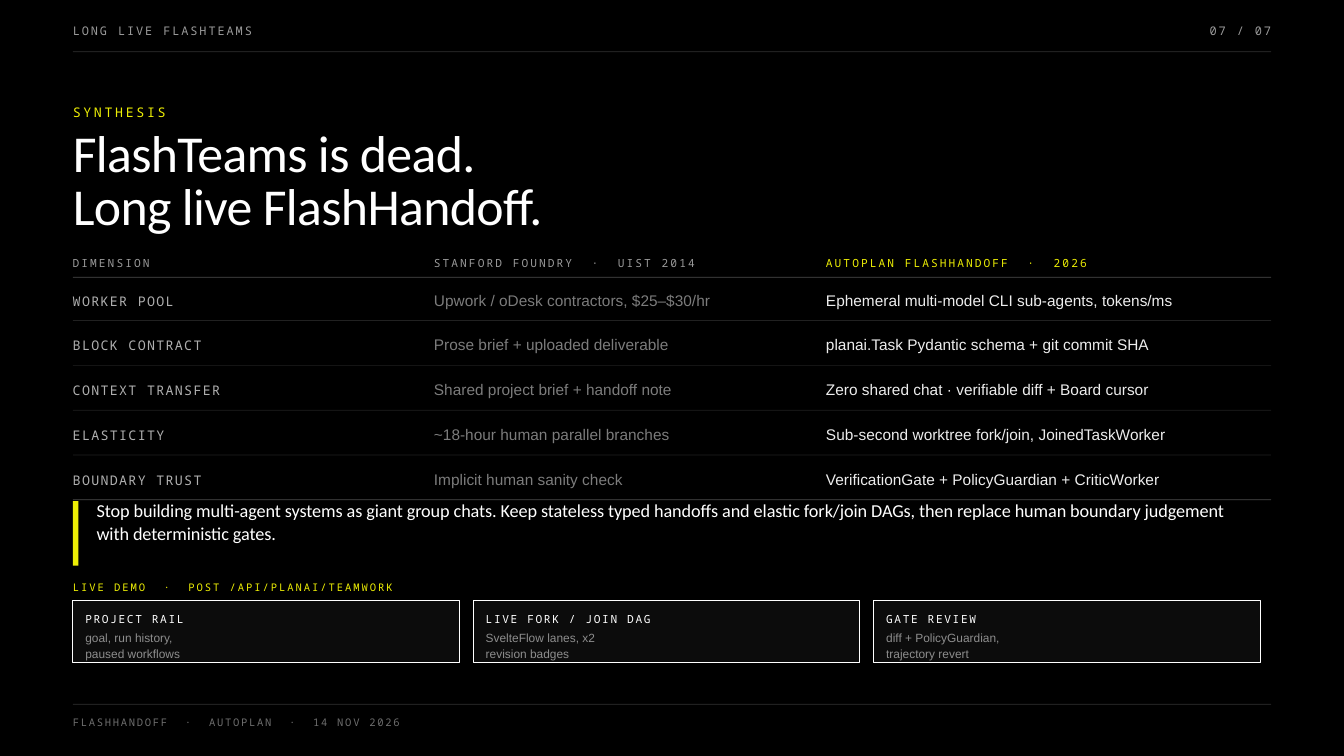
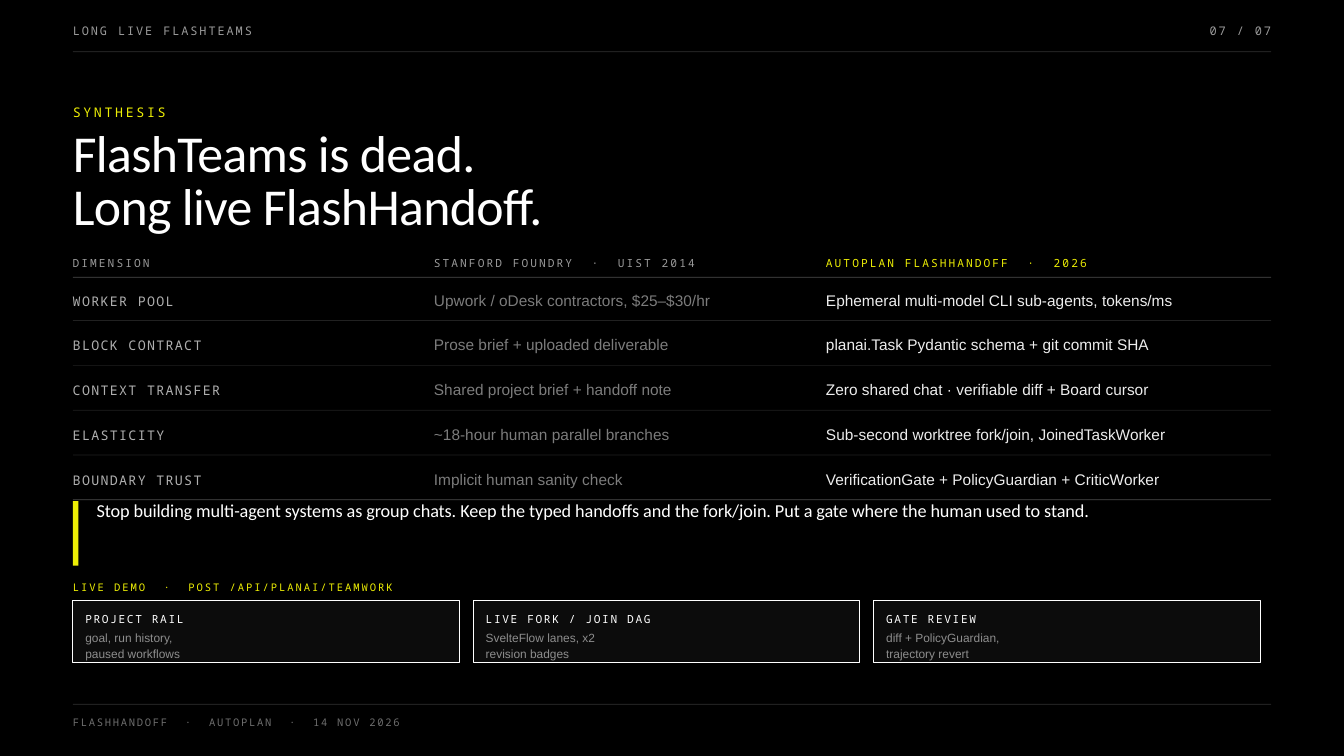
Before and after one commit to maceip/autoplan, a slide deck: slide 7 of preso/FlashHandoff.pptx. Drawn at 1344x756 pixels with LibreOffice and Linux fonts; fonts in the diff are those of the drawing. Boxes give left, top, right and bottom in pixels: in the first picture for what was removed or moved away, otherwise in the second. Text is boxed around its words. In the diff, an @@ line names an element or a change of style, - is before the commit and + after.

Commit message:
feat(preso): add JetSki frontier audit slide and native Nucleus Structured Handoff demo video slide

```diff
--- a/preso/FlashHandoff.pptx
+++ b/preso/FlashHandoff.pptx
@@ text at (97, 504, 1089, 520): text changed @@
-Stop building multi-agent systems as giant group chats. Keep stateless typed handoffs and elastic fork/join DAGs, then replace human boundary judgement with deterministic gates.
+Stop building multi-agent systems as group chats. Keep the typed handoffs and the fork/join. Put a gate where the human used to stand.
```
Also in this commit, not shown: 6 other slides changed, 56 other files.
